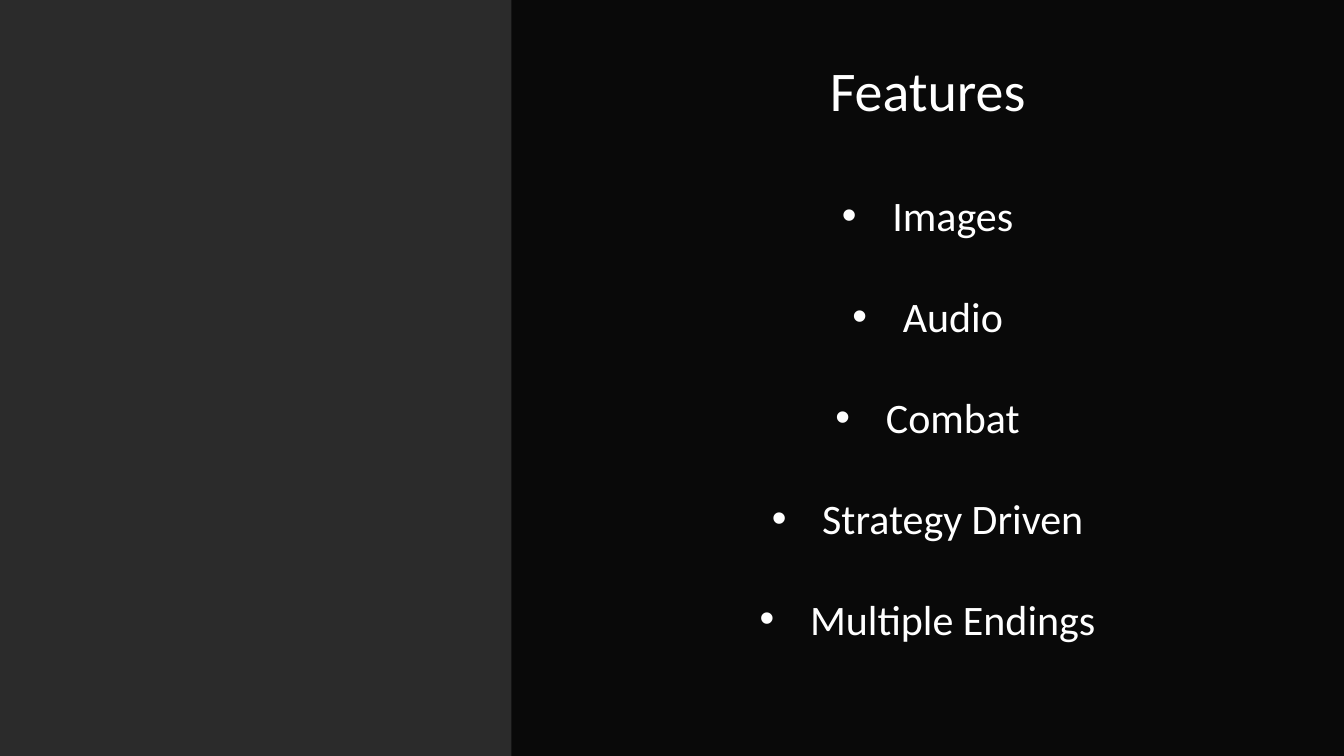
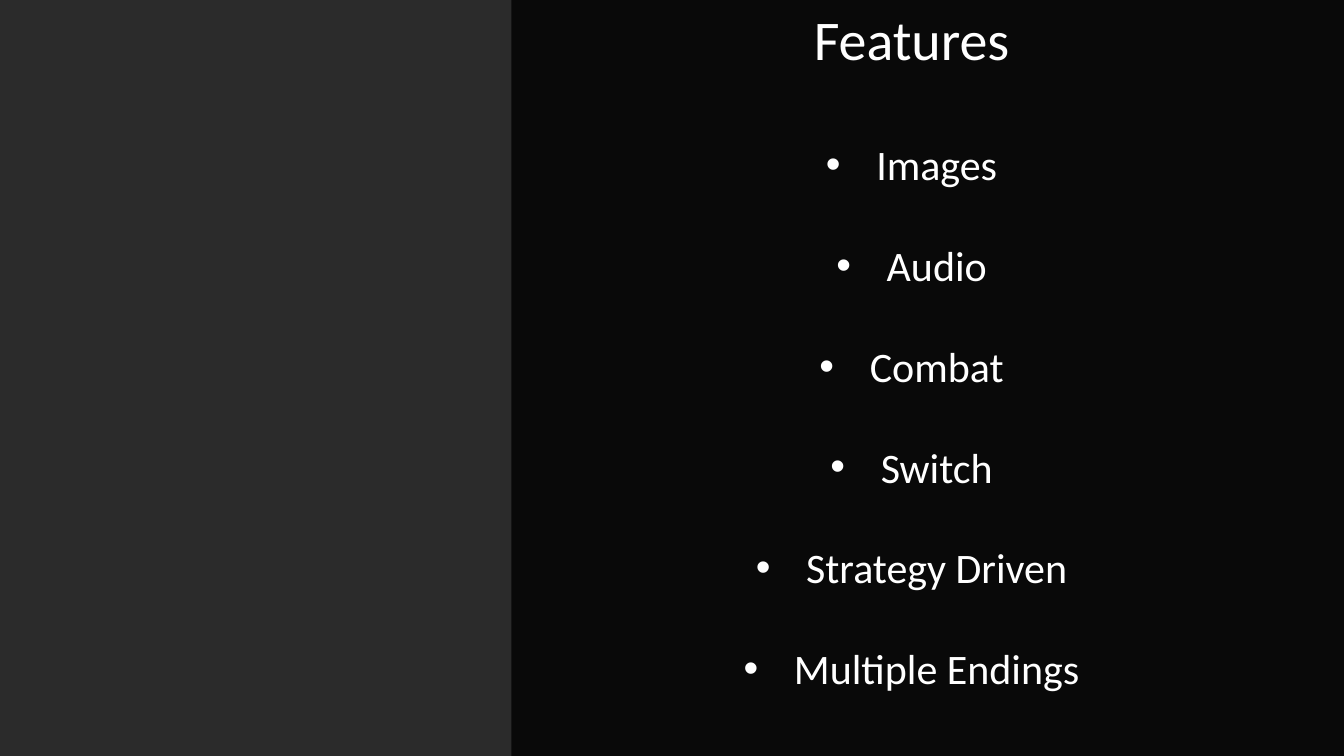
Before and after one commit to JackFurby/teamTextGame, a slide deck: slide 4 of Group Presentation.pptx. Drawn at 1344x756 pixels with LibreOffice and Linux fonts; fonts in the diff are those of the drawing; background and template pictures are left out; a plain dark background stands for a picture behind light text. Boxes give left, top, right and bottom in pixels: in the first picture for what was removed or moved away, otherwise in the second. Text is boxed around its words. In the diff, an @@ line names an element or a change of style, - is before the commit and + after.

```diff
--- a/Group Presentation.pptx
+++ b/Group Presentation.pptx
@@ text "Features" moved from (x1=810, y1=75, x2=1095, y2=643) to (x1=794, y1=24, x2=1079, y2=692) @@
@@ text at (x1=881, y1=454, x2=993, y2=484): paragraph added @@
+• Switch
```
Also in this commit, not shown: 3 other files.
